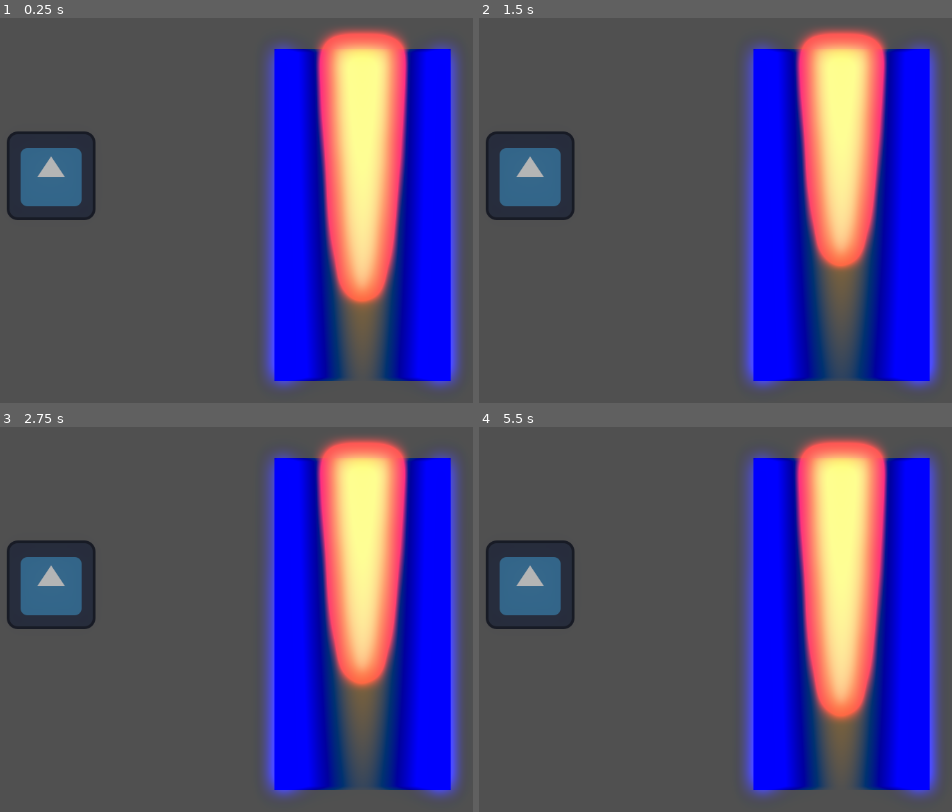
Above: before the commit, frames 1-4 (two rows, left to right).
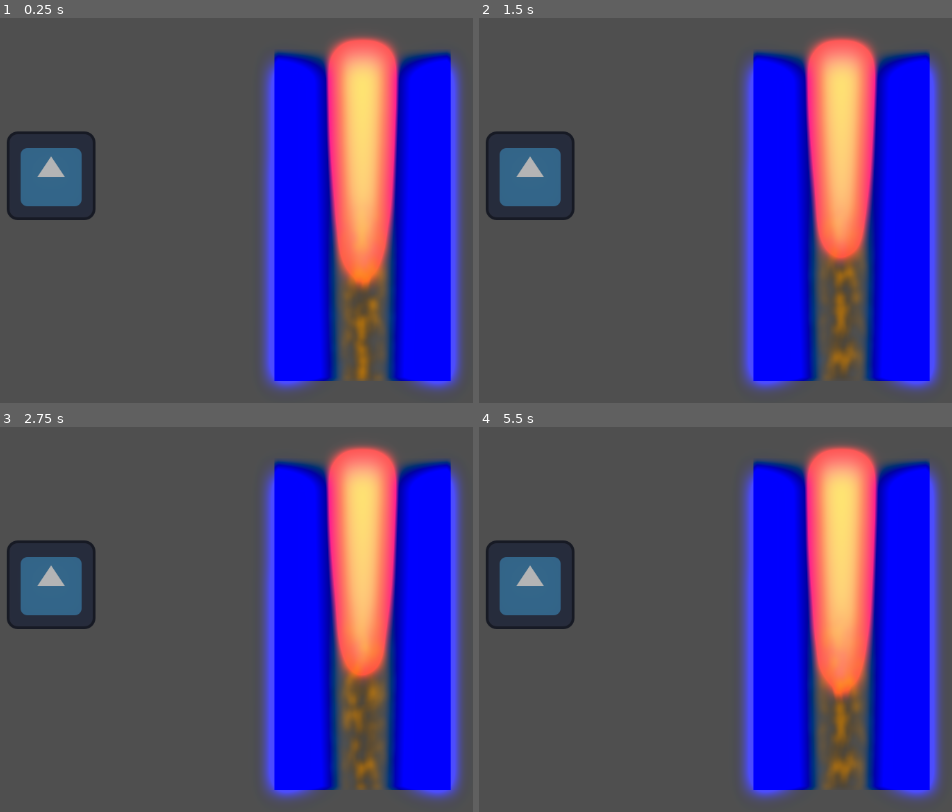
Above: after the commit, the same moments.

Repository: vignesh-j-shetty/rocketeffectpoc
Game: Godot game, scene res://main_scene.tscn
Same seed, same stepped clock (60 frames per second), same inputs: the game is played once before the commit and once after it. The engine's default icon, where the game draws it, is replaced by a stand-in: a white triangle on a blue panel in a dark square.
Inputs:
- Up to frame 1 (0.25 s): no input
- Up to frame 2 (1.5 s): no input
- Up to frame 3 (2.75 s): no input
- Up to frame 4 (5.5 s): no input

The runs differ from the first frame. In frame 1, 24% of the frame differs, in the area x 55-98%, y 2-97%; in frame 2, 23%; in frame 3, 23%; in frame 4, 24%.

Commit message:
smoke effect added

Diff:
--- a/RocketEffect.gdshader
+++ b/RocketEffect.gdshader
@@ -9,7 +9,7 @@
 
 
 // Height controls
-uniform float flame_height = 1.6;
+uniform float flame_height = 1.2;
 
 float ellipse(vec2 coord, float a, float b) {
 	float x2 = pow(coord.x - 0.5, 2.0);
@@ -32,7 +32,7 @@
 
 
 void fragment() {
-	float main_flame = ellipse(UV, 0.2, flame_height);
+	float main_flame = ellipse(UV, 0.15, flame_height);
 	vec3 color = orange_color;
 	if(main_flame < 0.7) {
 		color = yellow_color;
@@ -40,9 +40,14 @@
 		float s = smoothstep(0.1, 0.3, main_flame);
 		color = mix(yellow_color, orange_color, s);
 	}
-	if(UV.y > 0.7) {
-		float flame = get_flame_noise(UV);
-	}
+
+	float smoke_mix_factor = smoothstep(0.4, 0.7, UV.y);
+	float x_blend = smoothstep(0.0, 0.25, abs(UV.x - 0.5));
+	smoke_mix_factor = mix(smoke_mix_factor, 0.0, x_blend);
+	float flame = get_flame_noise(UV);
+	color = mix(color, orange_color * flame, smoke_mix_factor);
+	float bottom_fade = smoothstep(0.0, 0.1, UV.y);
+	float alpha = mix(1.0 - main_flame, flame, smoke_mix_factor) * bottom_fade;
 	COLOR.rgb = color;
-	COLOR.a = 1.0 - main_flame;
+	COLOR.a = alpha;
 }
--- a/main_scene.gd
+++ b/main_scene.gd
@@ -13,5 +13,5 @@
 
 
 # Called every frame. 'delta' is the elapsed time since the previous frame.
-func _process(delta: float) -> void:
+func _process(_delta: float) -> void:
 	pass
--- a/main_scene.tscn
+++ b/main_scene.tscn
@@ -9,9 +9,9 @@
 [sub_resource type="Environment" id="Environment_pepoh"]
 background_mode = 3
 glow_enabled = true
-glow_intensity = 1.85
-glow_strength = 1.17
-glow_bloom = 0.04
+glow_intensity = 1.22
+glow_strength = 1.19
+glow_bloom = 0.05
 glow_blend_mode = 0
 glow_hdr_threshold = 0.8
 glow_hdr_scale = 1.22
@@ -34,7 +34,7 @@
 shader = ExtResource("1_kblq5")
 shader_parameter/yellow_color = Color(113.298, 0.72549, 0.207843, 1)
 shader_parameter/orange_color = Color(0.92549, 0.552941, 0.0156863, 1)
-shader_parameter/effect_speed = 0.1
+shader_parameter/effect_speed = 1.0
 shader_parameter/flame_height = 1.2
 shader_parameter/noise_tex1 = SubResource("NoiseTexture2D_v8lox")
 shader_parameter/noise_tex2 = SubResource("NoiseTexture2D_860rl")
Binary file removed: Sheep.webp
Not shown, removed: Sheep.webp.import
